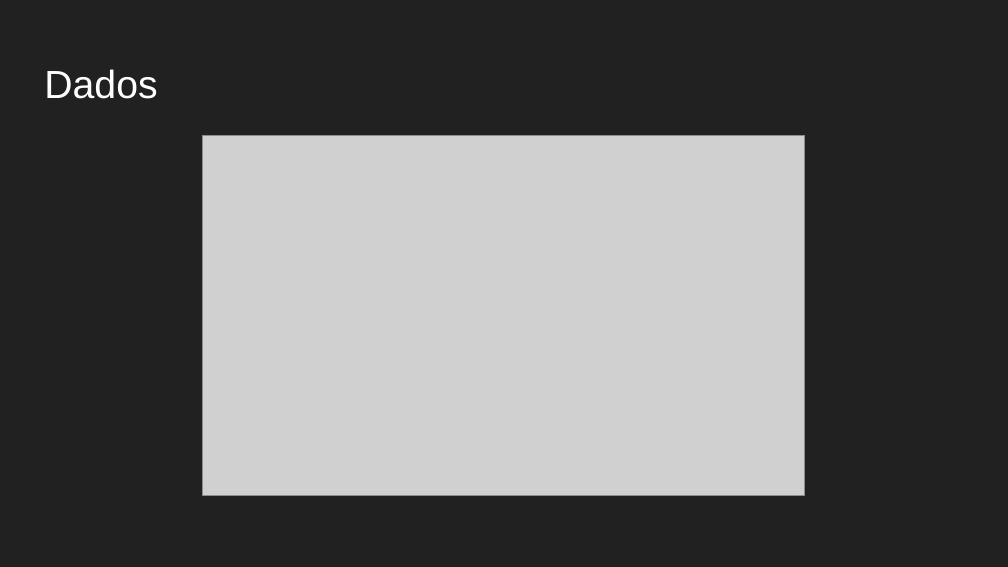
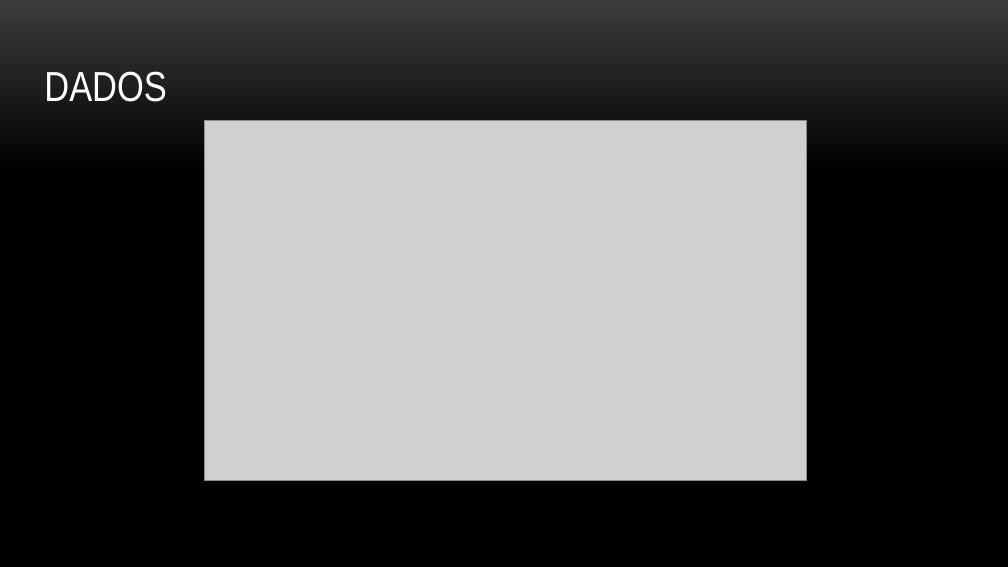
Before and after one commit to rrbarioni/BatVis-visualizacao-2017-1, a slide deck: slide 5 of files/Apresentacao_BatVis.pptx (slide 4 before the commit). Drawn at 1008x567 pixels with LibreOffice and Linux fonts; fonts in the diff are those of the drawing; grey boxes stand for pictures; background and template pictures are left out. Boxes give left, top, right and bottom in pixels: in the first picture for what was removed or moved away, otherwise in the second. Text is boxed around its words. In the diff, an @@ line names an element or a change of style, - is before the commit and + after.

```diff
--- a/files/Apresentacao_BatVis.pptx
+++ b/files/Apresentacao_BatVis.pptx
@@ background #212121 to picture (left out) @@
@@ title at box(44, 71, 166, 102): text changed; size 28 to 30 pt; font Arial to Arial Narrow @@
-Dados
+DADOS
@@ picture: place and size @@
-picture at box(203, 135, 804, 495)
+picture at box(205, 121, 806, 481)
```
Also in this commit, not shown: 7 other slides changed, 2 slides added, 1 slide removed, 1 other file.
